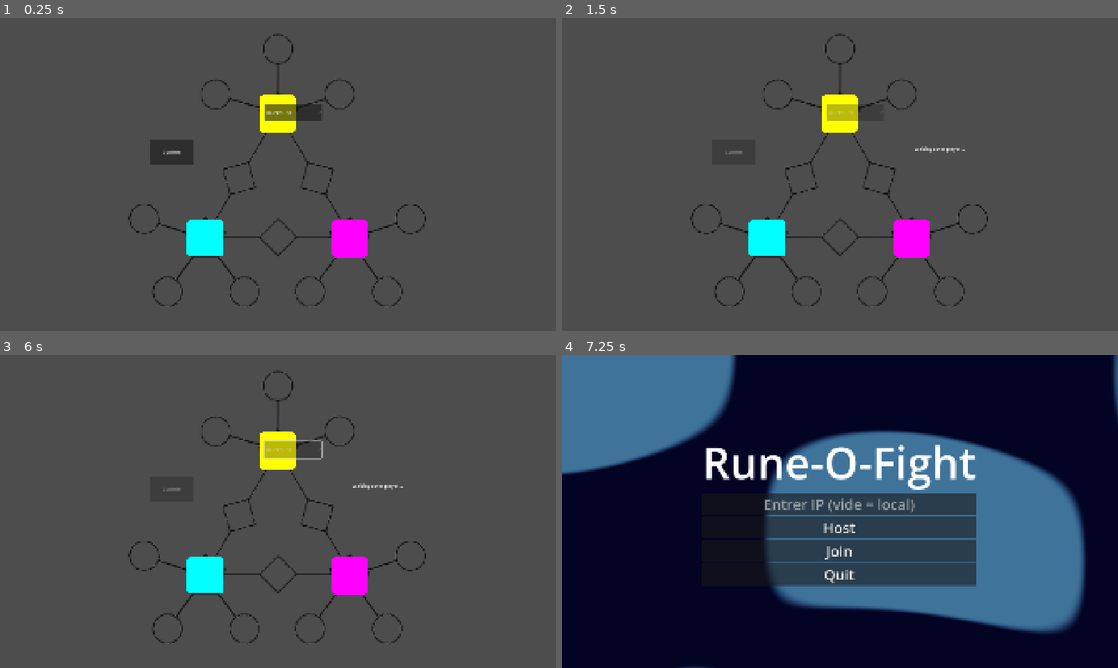
Above: before the commit, frames 1-4 (two rows, left to right).
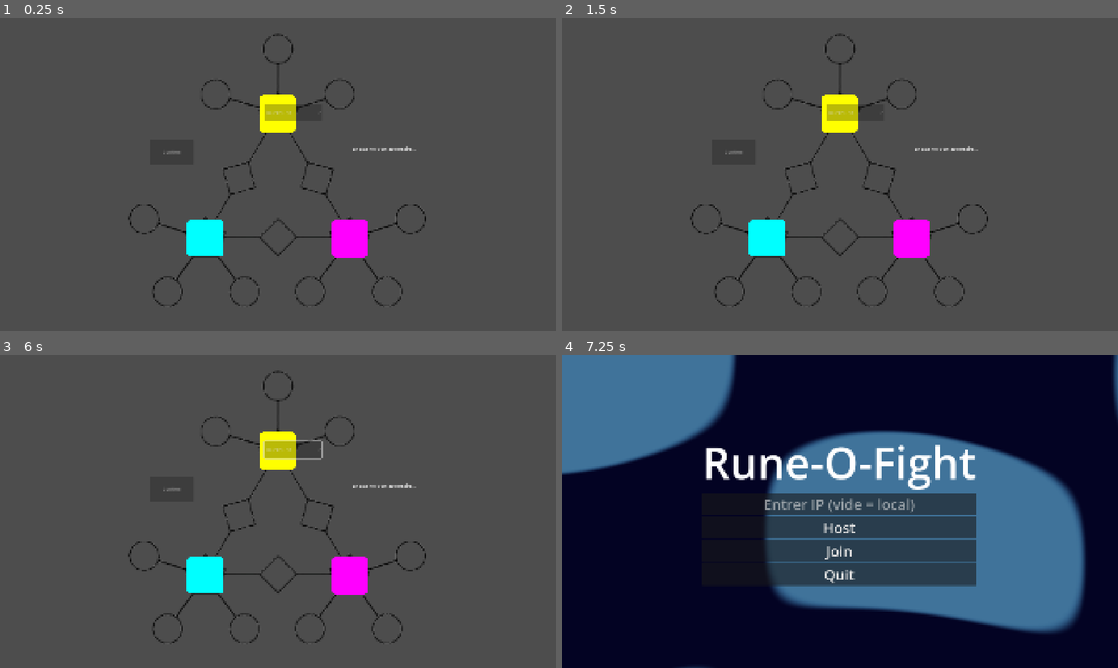
Above: after the commit, the same moments.

Repository: justlehfel/runofight
Game: Godot game, scene res://Scenes/RuneTree.tscn
The game is run twice, just before and just after one commit, with the same random seed, the same clock (stepped at 60 frames per second) and the same inputs. This scene is started directly instead of the project's main scene. The engine's default icon, where the game draws it, is replaced by a stand-in: a white triangle on a blue panel in a dark square.
Inputs (mouse positions are in pixels of both pictures, inside the frame that each line leads up to):
- Up to frame 1 (0.25 s): no input
- Up to frame 2 (1.5 s): click (734, 152) at 0.5 s, where only the run before the commit has a clickable "Confirm"; click (840, 115) at 1.25 s
- Up to frame 3 (6 s): click (205, 574) at 2 s; click (350, 574) at 2.75 s; tap Enter (ui_accept) at 3.5, 3.77, 4.25, 4.52, 5, 5.75 s; move the mouse to (400, 495) at 3.52 s; hold Right (ui_right) 3.53-5.03 s; click (400, 495) at 3.67 s; move the mouse to (166, 527) at 4.27 s; move the mouse to (333, 442) at 5.02 s; hold Left (ui_left) 5.03-5.78 s; move the mouse to (250, 574) at 5.77 s; hold Right (ui_right) from 5.78 s (still down); click (250, 574) at 5.92 s
- Up to frame 4 (7.25 s): keep holding Right (ui_right); tap Enter (ui_accept) at 6.02, 6.5, 6.77 s; move the mouse to (1006, 558) at 6.52 s; tap Escape (ui_cancel) at 7.15 s

The runs differ from the first frame. In frame 1, 0.4% of the frame differs, in the area x 29-75%, y 27-44%; in frame 2, less than 0.1%; in frame 3, less than 0.1%; in frame 4, nothing differs.
Error before the commit: Invalid access to property or key '1' on a base object of type 'Dictionary'. (res://Scripts/RuneTree.gd:30)

Commit message:
Patch Général 1

Diff:
--- a/Scripts/Arena.gd
+++ b/Scripts/Arena.gd
@@ -1,9 +1,11 @@
 extends Node2D
+
 var player_scene = preload("res://Scenes/Player.tscn")
 
 func _ready():
 	if multiplayer.is_server():
-		call_deferred("spawn_players")
+		await get_tree().create_timer(0.5).timeout
+		spawn_players()
 
 func spawn_players():
 	var spawn_index = 0
@@ -16,8 +18,8 @@
 	player.name = str(peer_id)
 
 	if index == 0:
-		player.position = Vector2(200, 200)
+		player.position = Vector2(300, 200)
 	else:
-		player.position = Vector2(800, 200)
+		player.position = Vector2(700, 200)
 
 	$Players.add_child(player, true)
--- a/Scripts/Bullet.gd
+++ b/Scripts/Bullet.gd
@@ -66,6 +66,8 @@
 	traveled_distance += step.length()
 	damage = max(1.0, base_damage * (1.0 - (traveled_distance / 4000.0)))
 
+	raycast.target_position = Vector2(step.length() + 5.0, 0)
+
 	if bounces > 0 and raycast.is_colliding():
 		var normal = raycast.get_collision_normal()
 		var collider = raycast.get_collider()
@@ -122,13 +124,16 @@
 				if next and next != body:
 					next.rpc_take_damage.rpc(damage * 0.5)
 
+		if b_trait != Trait.PIERCE and b_trait != Trait.BEAM and b_trait != Trait.CHAIN_BEAM:
+			explode_or_die()
+
+	else:
+		if bounces <= 0 and b_trait != Trait.PIERCE and b_trait != Trait.BEAM and b_trait != Trait.CHAIN_BEAM and b_trait != Trait.GRAPPLE:
+			explode_or_die()
+
 	if b_trait == Trait.GRAPPLE:
 		is_stuck = true
 		velocity = Vector2.ZERO
-		return
-
-	if b_trait != Trait.PIERCE and b_trait != Trait.BEAM and b_trait != Trait.CHAIN_BEAM:
-		explode_or_die()
 
 @rpc("any_peer", "call_local", "reliable")
 func destroy_bullet():
--- a/Scripts/GameManager.gd
+++ b/Scripts/GameManager.gd
@@ -9,10 +9,7 @@
 
 func _input(event):
 	if event.is_action_pressed("ui_cancel"):
-		var current_scene = get_tree().current_scene.name
-		if current_scene == "MainMenu":
-			return
-
+		if get_tree().current_scene.name == "MainMenu": return
 		if multiplayer.multiplayer_peer != null:
 			rpc_quit_to_menu.rpc()
 		else:
@@ -27,7 +24,6 @@
 	if multiplayer.is_server():
 		players.erase(id)
 		sync_to_clients()
-
 		rpc_quit_to_menu.rpc()
 
 func _on_server_disconnected():
@@ -42,13 +38,17 @@
 
 @rpc("any_peer", "call_local", "reliable")
 func rpc_quit_to_menu():
-	reset_and_go_to_menu()
+	players.clear()
+	get_tree().change_scene_to_file("res://Scenes/MainMenu.tscn")
 
-func reset_and_go_to_menu():
-	players.clear()
-
+	await get_tree().create_timer(0.2).timeout
 	if multiplayer.multiplayer_peer != null:
 		multiplayer.multiplayer_peer.close()
 		multiplayer.multiplayer_peer = null
 
+func reset_and_go_to_menu():
+	players.clear()
+	if multiplayer.multiplayer_peer != null:
+		multiplayer.multiplayer_peer.close()
+		multiplayer.multiplayer_peer = null
 	get_tree().change_scene_to_file("res://Scenes/MainMenu.tscn")
--- a/Scripts/Player.gd
+++ b/Scripts/Player.gd
@@ -163,8 +163,9 @@
 		else:
 			active_grapple.rpc("destroy_bullet")
 			active_grapple = null
-	#.....................
-	#check si contre le mur
+
+	#........................................
+	# Portion Émerik (Ne pas toucher)
 	if is_on_wall() and not is_on_floor():
 		if Input.is_action_pressed("ui_left") or Input.is_action_pressed("ui_right"):
 			wall_sliding = true
@@ -182,9 +183,6 @@
 				velocity.y = maxf(velocity.y, 350)
 		velocity.y += current_grav * delta
 	#........................................
-
-
-
 
 	if status_pin_timer <= 0:
 		if Input.is_action_just_pressed("ui_up") and is_on_floor():
--- a/Scripts/RuneTree.gd
+++ b/Scripts/RuneTree.gd
@@ -7,21 +7,44 @@
 @onready var wait_label = $WaitLabel
 
 func _ready():
-	wait_label.hide()
-
 	for weapon_name in PlayerScript.GunType.keys():
 		weapon_list.add_item(weapon_name)
-
 	btn_confirm.pressed.connect(_on_confirm_pressed)
 
+func _process(_delta):
+	var connected = GameManager.players.size()
+	if connected < 2:
+		wait_label.text = "En attente d'un adversaire..."
+		wait_label.show()
+		btn_confirm.disabled = true
+		weapon_list.disabled = true
+	else:
+		var my_id = multiplayer.get_unique_id()
+		var i_am_ready = GameManager.players.has(my_id) and GameManager.players[my_id]["ready"]
+
+		var other_ready = false
+		for id in GameManager.players:
+			if id != my_id and GameManager.players[id]["ready"]:
+				other_ready = true
+
+		if not i_am_ready:
+			btn_confirm.disabled = false
+			weapon_list.disabled = false
+			if other_ready:
+				wait_label.text = "L'adversaire est prêt ! À vous de choisir."
+			else:
+				wait_label.text = "Adversaire connecté. Faites votre choix."
+			wait_label.show()
+		else:
+			if other_ready:
+				wait_label.text = "Lancement de la partie..."
+			else:
+				wait_label.text = "En attente que l'adversaire choisisse..."
+			wait_label.show()
+
 func _on_confirm_pressed():
-	btn_confirm.disabled = true
-	weapon_list.disabled = true
-	wait_label.show()
-
 	var my_id = multiplayer.get_unique_id()
 	var chosen_weapon = weapon_list.selected
-
 	rpc_set_ready.rpc_id(1, my_id, chosen_weapon)
 
 @rpc("any_peer", "call_local", "reliable")
@@ -30,18 +53,14 @@
 		GameManager.players[peer_id]["weapon"] = weapon_id
 		GameManager.players[peer_id]["ready"] = true
 		GameManager.sync_to_clients()
-
 		check_all_ready()
 
 func check_all_ready():
-	if GameManager.players.size() < 2:
-		return
-
+	if GameManager.players.size() < 2: return
 	var all_ready = true
 	for id in GameManager.players:
 		if not GameManager.players[id]["ready"]:
 			all_ready = false
-
 	if all_ready:
 		rpc_start_arena.rpc()
 
